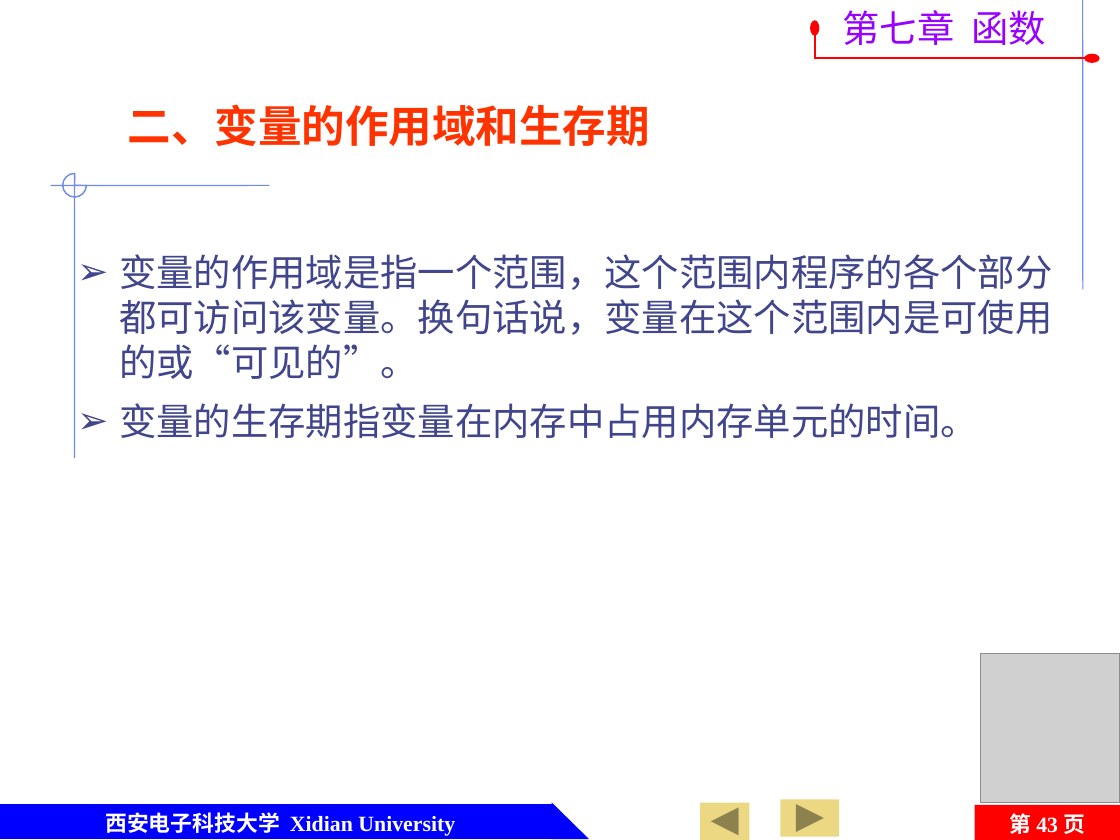
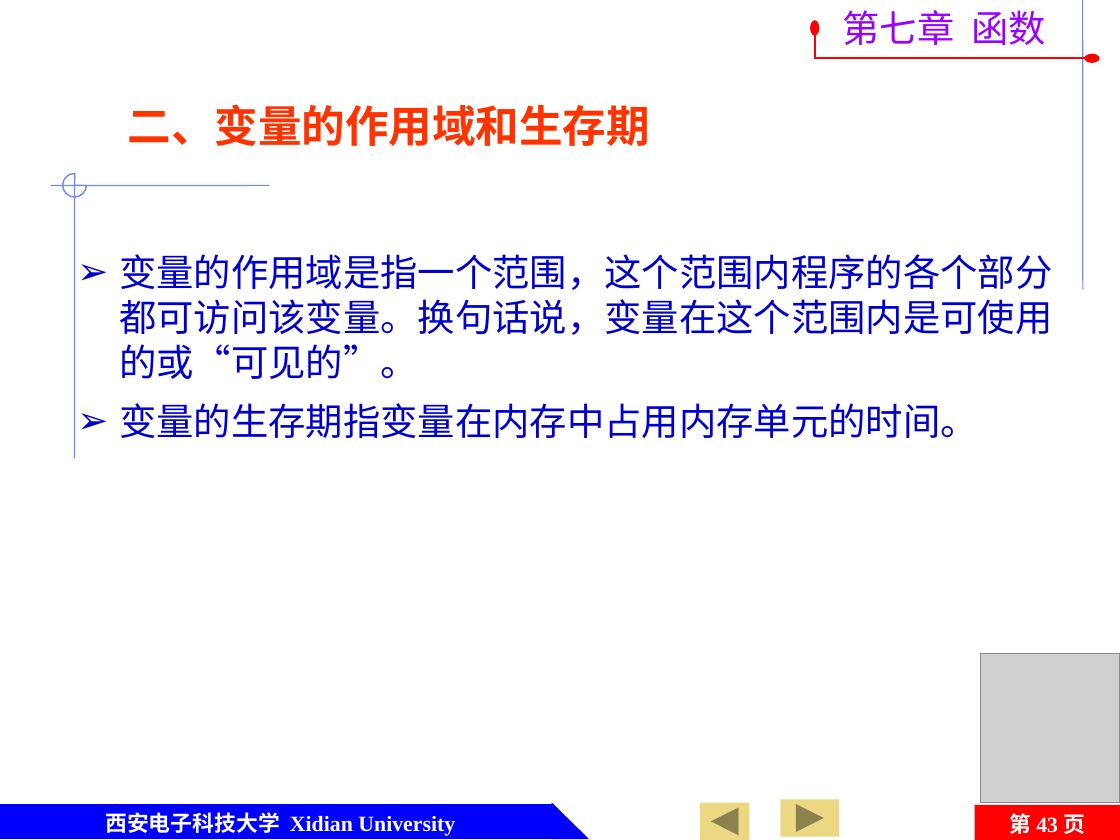
Before and after one commit to jtrfid/C-Repositories, a slide deck: slide 43 of 2015备课/课件/第7章 函数及变量存储类型.pptx. Drawn at 1120x840 pixels with LibreOffice and Linux fonts; fonts in the diff are those of the drawing; grey boxes stand for pictures; background and template pictures are left out. Boxes give left, top, right and bottom in pixels: in the first picture for what was removed or moved away, otherwise in the second. Text is boxed around its words. In the diff, an @@ line names an element or a change of style, - is before the commit and + after.

```diff
--- a/2015备课/课件/第7章 函数及变量存储类型.pptx
+++ b/2015备课/课件/第7章 函数及变量存储类型.pptx
@@ text "变量的作用域是指一个范围，这个范围内程序的各个部分都可访问该变量。换句话说，变量在这个范围内是可使用的或“可见的”。" at (119,254,1052,438): text colour #40458C to #0000CC @@
```
Also in this commit, not shown: 16 other slides changed.
